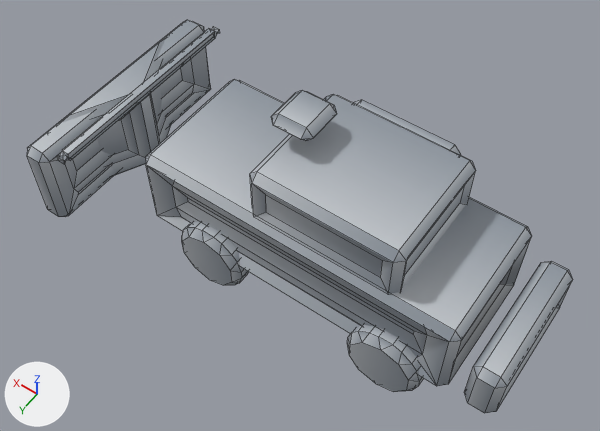
Renders of the FBX model art/export/dt_snowplough.fbx from each side of a commit.
Rendered twice from a 50 mm lens placed at (-12.9, 18.3, 31.9), pointed at (-0.3, 0.7, 4.3). The axes (+X, +Y, +Z) are drawn at lower left. The lights are the same throughout. The older version comes first. Mesh edges are drawn as thin lines.

In view in the first picture: 'dt_snowplough'.
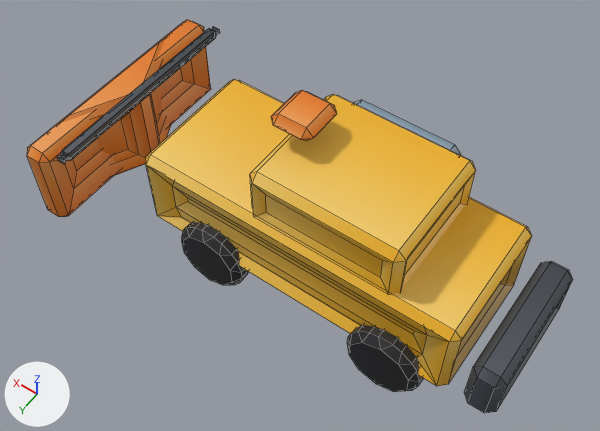
What differs and where, as boxes (x1, y1, x2, y2) in the pictures (600 x 431 px; the box of a moved part takes in the faces that stretch with it):
part 1 of me_dt_snowplough, moved or reshaped
    both: (69, 84, 210, 215)
part 2 of me_dt_snowplough, surface changed (grey to orange)
    both: (27, 20, 573, 413)

The change in detail:
me_dt_snowplough has 550 vertices, 574 faces and spans x -11.0..11.0, y -5.5..5.5, z 0.0..9.9.
me_dt_snowplough is used by ob_dt_snowplough; location (0.0, 0.0, 0.0).
Verts and faces of me_dt_snowplough; kept vertices keep their numbers, new ones are numbered from 550.
Before the commit, vertices of me_dt_snowplough: 0 (9.9, 4.1, 2.0) at pixel (78, 192), 1 (9.9, -4.1, 2.0) at pixel (192, 92), 2 (9.9, -4.2, 1.9) at pixel (194, 92), 3 (9.9, 4.2, 1.9) at pixel (77, 195), 110 (10.7, -4.3, 2.5).
Before the commit, vertices of me_dt_snowplough: 113 (10.7, 4.3, 2.5), 114 (9.9, 4.3, 2.5) at pixel (73, 188), 117 (9.9, -4.3, 2.5) at pixel (194, 83), 240 (9.6, -5.2, 1.6) at pixel (210, 89), 245 (9.6, 5.2, 1.6) at pixel (68, 215).
Before the commit, vertices of me_dt_snowplough: 251 (11.0, -5.2, 1.6), 258 (11.0, 5.2, 1.6).
Part 1, on me_dt_snowplough:
Vertices deleted: 0 to 3 (with the faces that use them).
Faces deleted: (110, 251, 258, 113).
New vertex 550 is at (10.7, -4.1, 2.0).
New vertex 551 is at (10.7, 4.1, 2.0).
New vertex 552 is at (10.7, 4.2, 1.9).
New vertex 553 is at (10.7, -4.2, 1.9).
New faces: (550, 553, 552, 551), (114, 245, 240, 117), (251, 258, 552, 553), (113, 551, 552, 258), (110, 550, 551, 113), (110, 251, 553, 550).
me_dt_snowplough part 2: 568 kept faces spanning x -11.0..11.0, y -5.5..5.5, z 0.0..9.9 get new texture (UV) coordinates.
